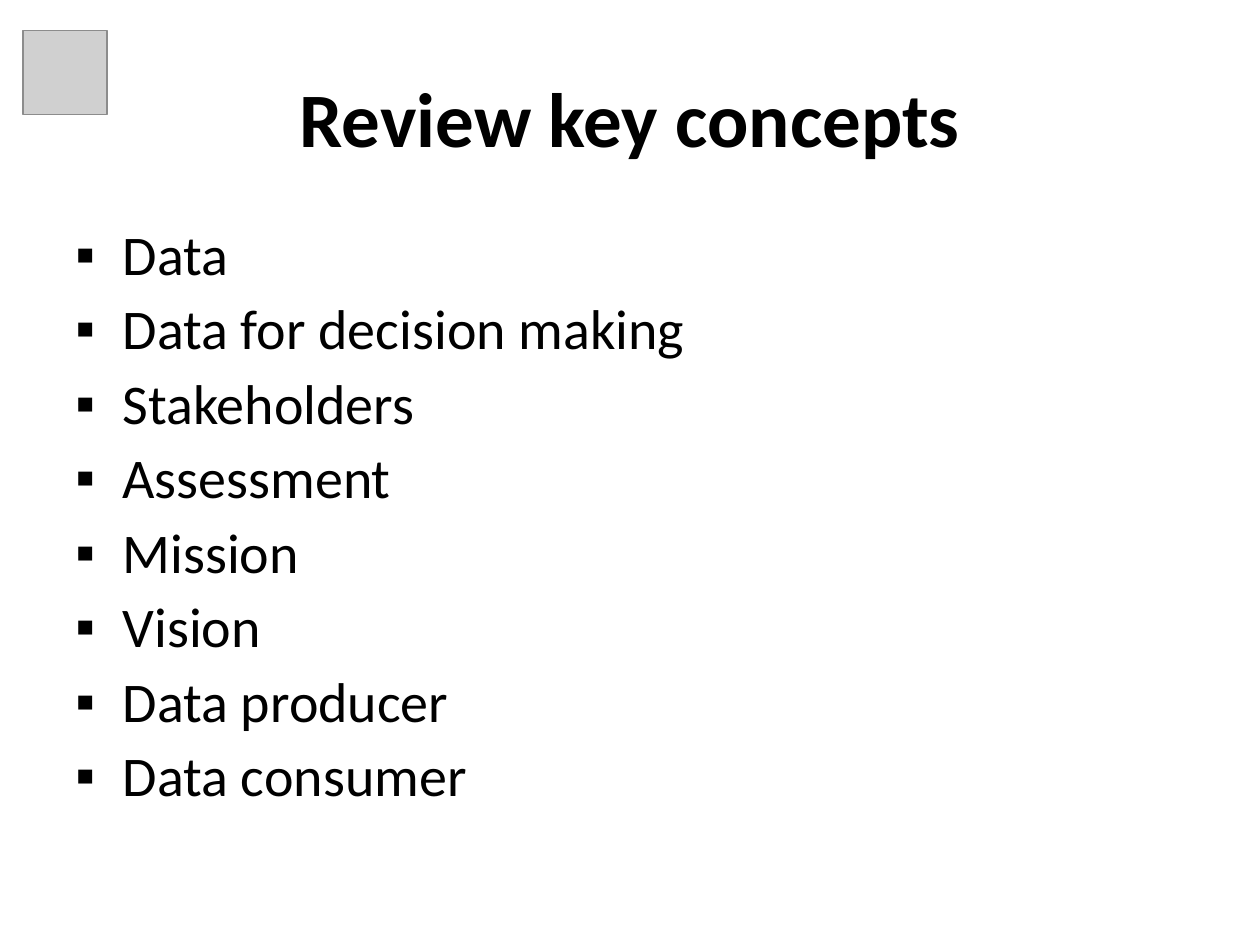
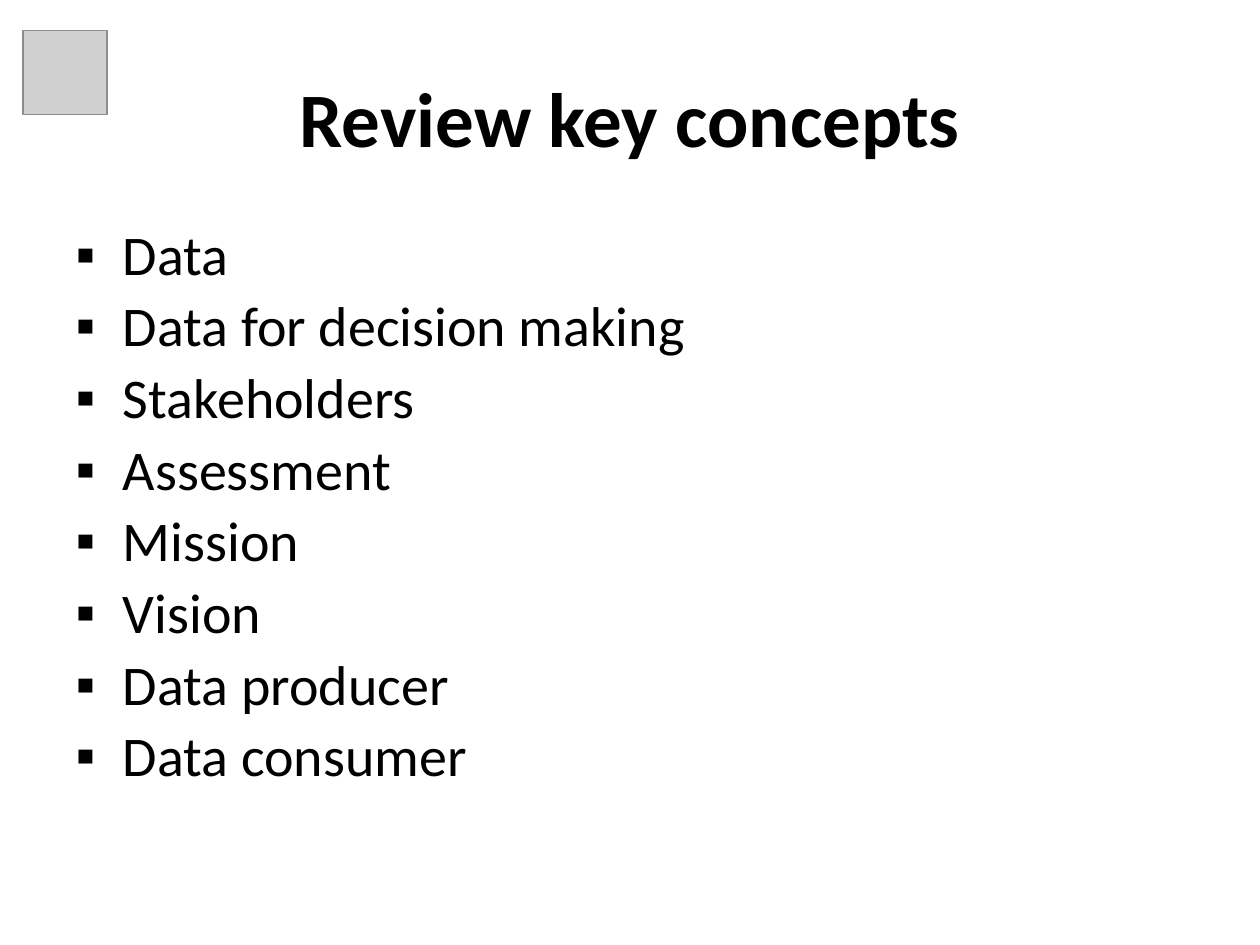
Before and after one commit to tascha/D4DM, a slide deck: slide 8 of documents/Module5_Slides.ppt (slide 7 before the commit). Drawn at 1260x945 pixels with LibreOffice and Linux fonts; fonts in the diff are those of the drawing; grey boxes stand for pictures. Boxes give left, top, right and bottom in pixels: in the first picture for what was removed or moved away, otherwise in the second. Text is boxed around its words. In the diff, an @@ line names an element or a change of style, - is before the commit and + after.

```diff
--- a/documents/Module5_Slides.ppt
+++ b/documents/Module5_Slides.ppt
@@ text "Data" at (123,239,685,777): less space between paragraphs @@
```
Also in this commit, not shown: 5 other slides changed, 1 slide added.
